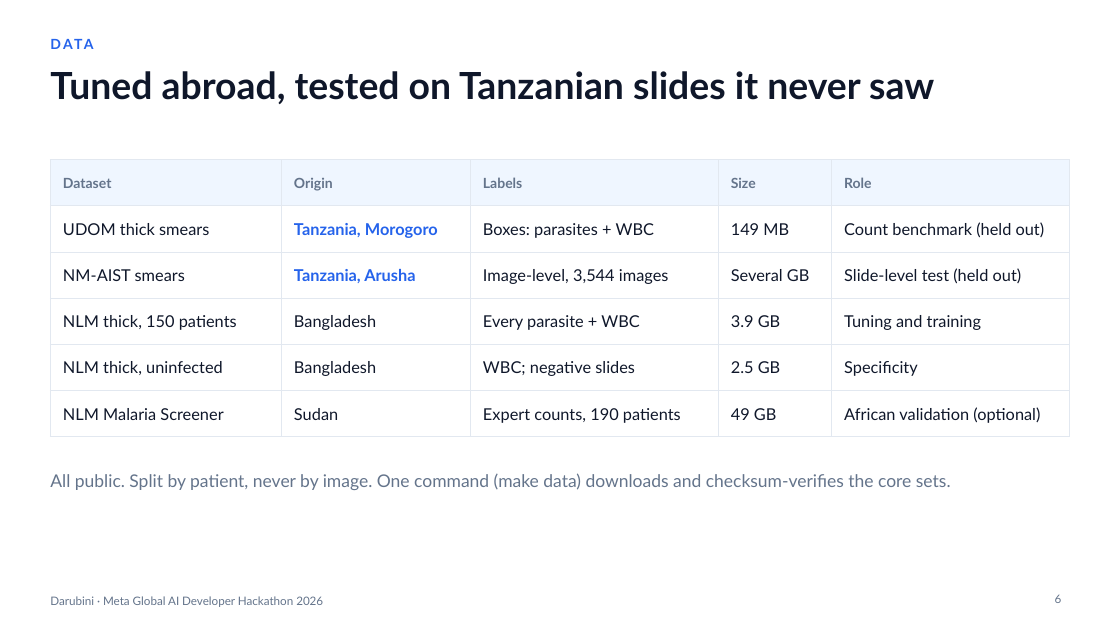
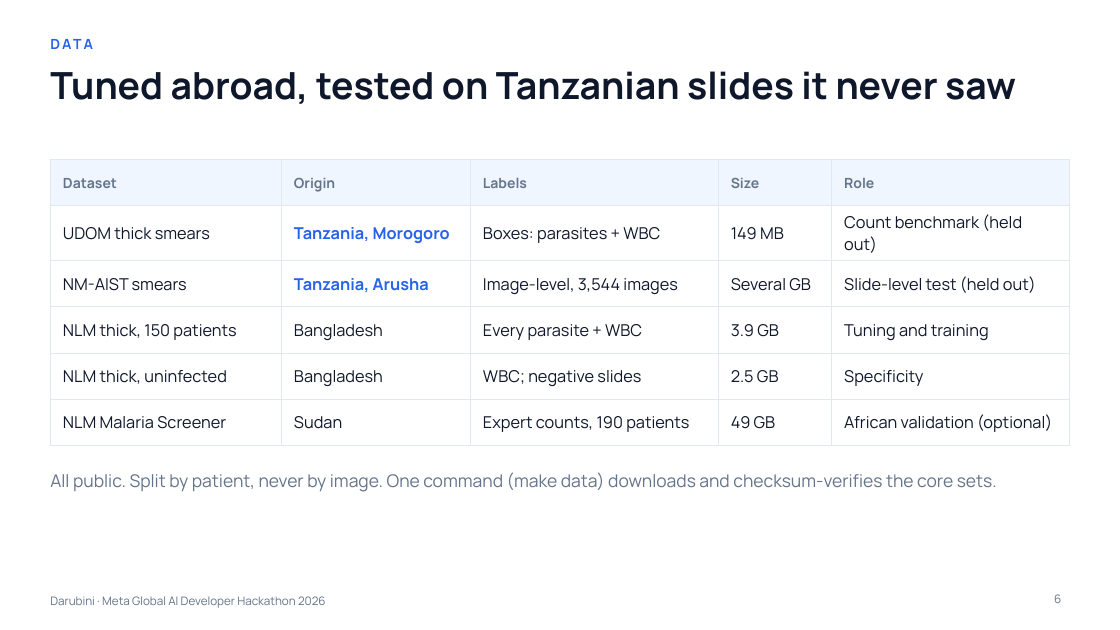
Before and after one commit to albertmwangwa/darubini, a slide deck: slide 6 of docs/proposal/Darubini-Proposal.pptx. Drawn at 1120x630 pixels with LibreOffice and Linux fonts; fonts in the diff are those of the drawing. Boxes give left, top, right and bottom in pixels: in the first picture for what was removed or moved away, otherwise in the second. Text is boxed around its words. In the diff, an @@ line names an element or a change of style, - is before the commit and + after.

```diff
--- a/docs/proposal/Darubini-Proposal.pptx
+++ b/docs/proposal/Darubini-Proposal.pptx
@@ table at [50,160,1070,436] @@
@@ font Lato to Manrope @@
@@ font Lato to Manrope in 5 elements at [50,35,807,62], [50,71,1016,104], [50,472,997,492], [1054,594,1061,603], [50,596,326,608] @@
```
Also in this commit, not shown: 11 other slides changed, 1 other file.
